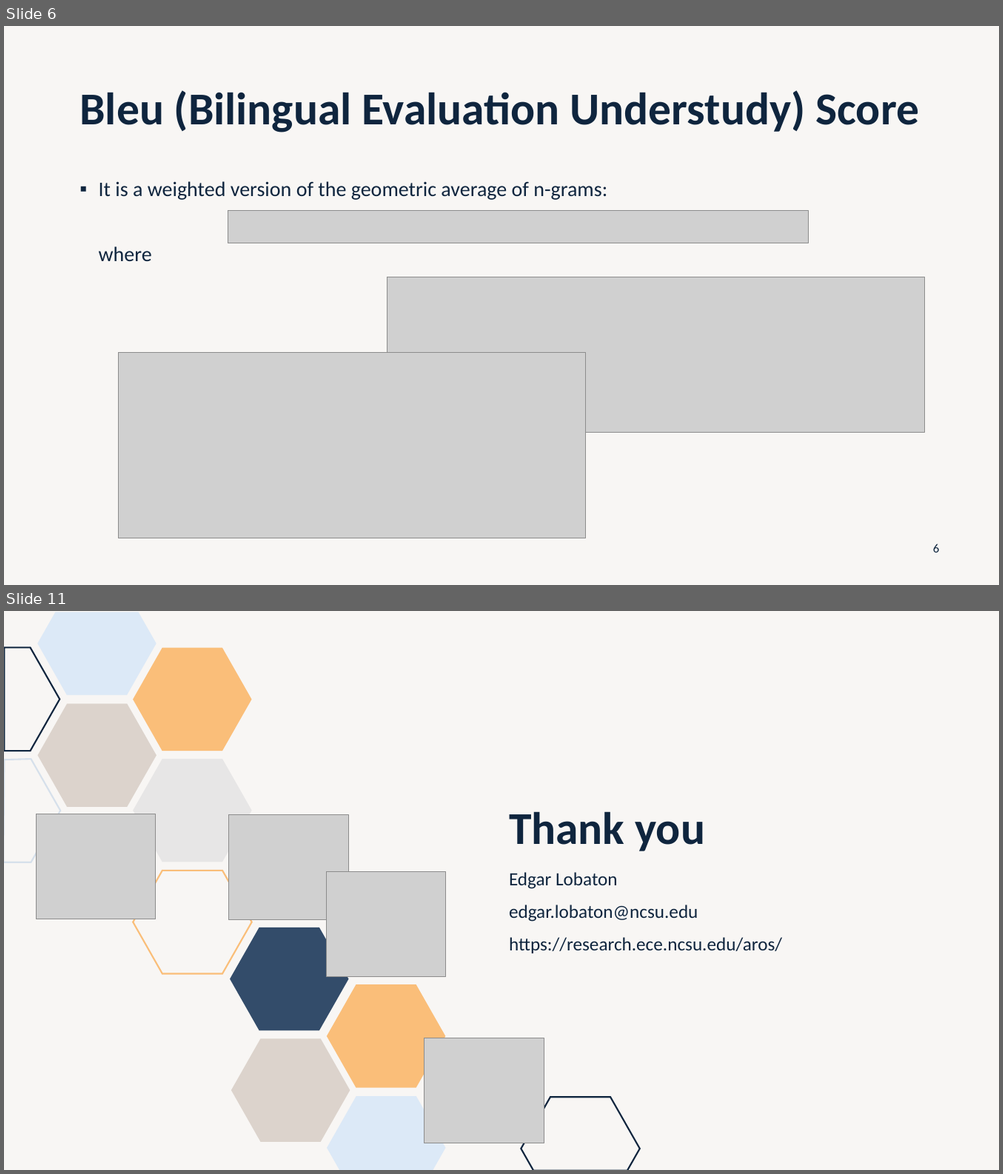
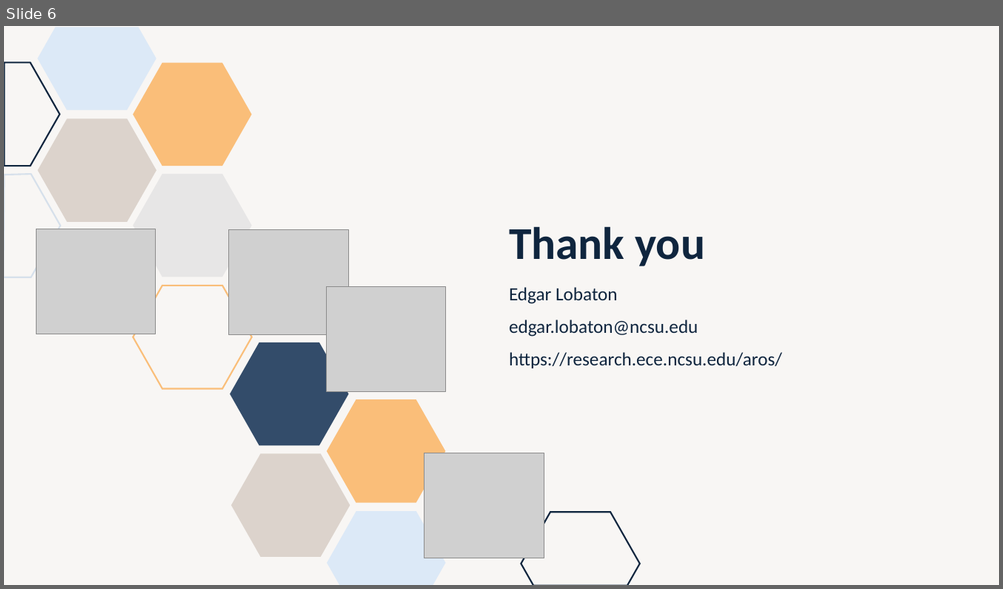
Before and after one commit to lobaton/Deep-Learning-with-Python, a slide deck: Slides/09 - Diffusion Models.pptx. Shown one above the other, each under a label of ours: slides 6 and 11 before the commit, slide 6 after it; the slides between them are not shown. The pictures are 1003x1174 and 1003x589 pixels, drawn with LibreOffice and Linux fonts; fonts in the diff are those of the drawing; grey boxes stand for pictures. Boxes give left, top, right and bottom in pixels: in the first picture for what was removed or moved away, otherwise in the second. Text is boxed around its words. In the diff, an @@ line names an element or a change of style, - is before the commit and + after.

```diff
--- a/Slides/09 - Diffusion Models.pptx
+++ b/Slides/09 - Diffusion Models.pptx
@@ slide 6 removed at <box>4,26,999,585</box>, background #DCD3CC at 20% opacity @@
@@ title removed at <box>79,90,919,133</box> @@
-Bleu (Bilingual Evaluation Understudy) Score
@@ text removed at <box>99,181,607,261</box> @@
-▪ It is a weighted version of the geometric average of n-grams:
-where
@@ picture removed at <box>227,211,808,244</box> @@
@@ picture removed at <box>387,278,925,432</box> @@
@@ picture removed at <box>118,353,585,539</box> @@
@@ page number removed at <box>933,544,939,553</box> @@
-6
@@ what was slide 11 is now slide 6 @@
```
Also in this commit, not shown: 1 slide changed, 4 slides added, 8 other slides removed.
